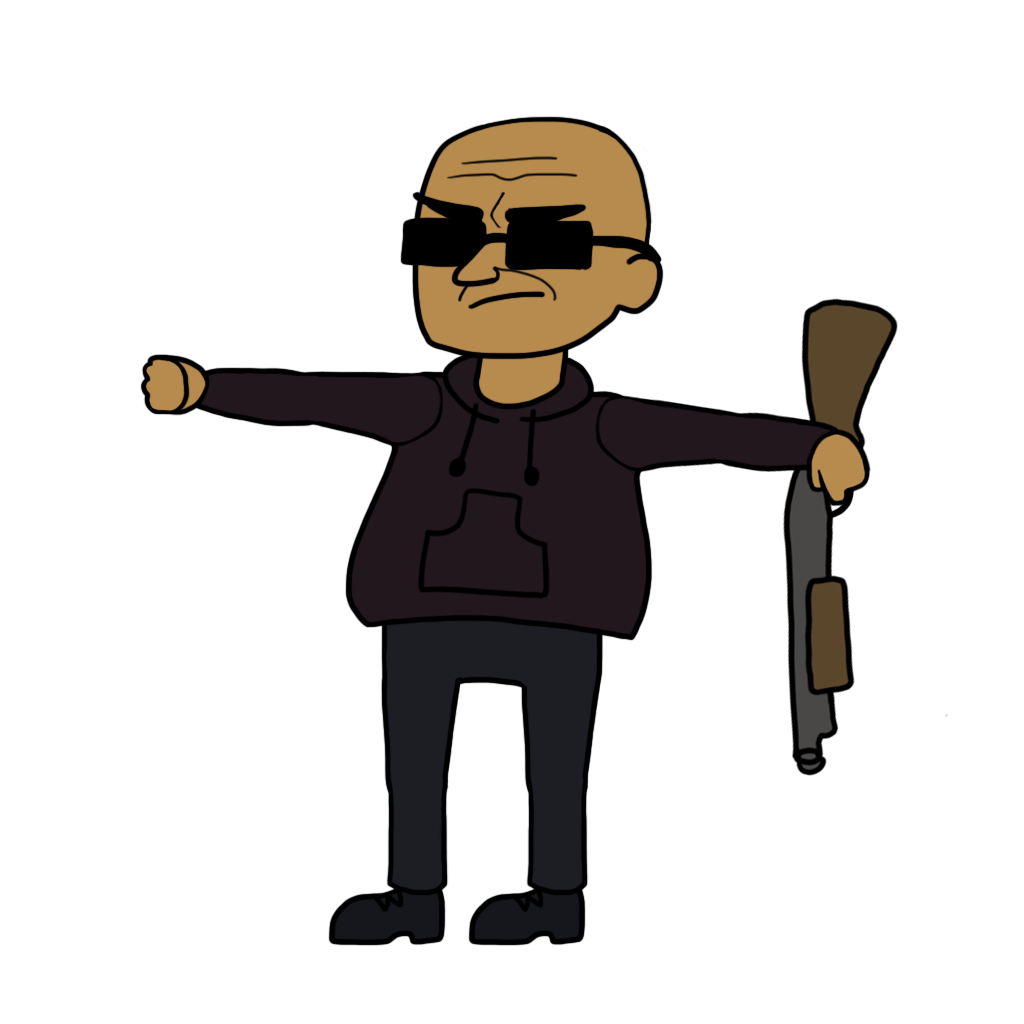
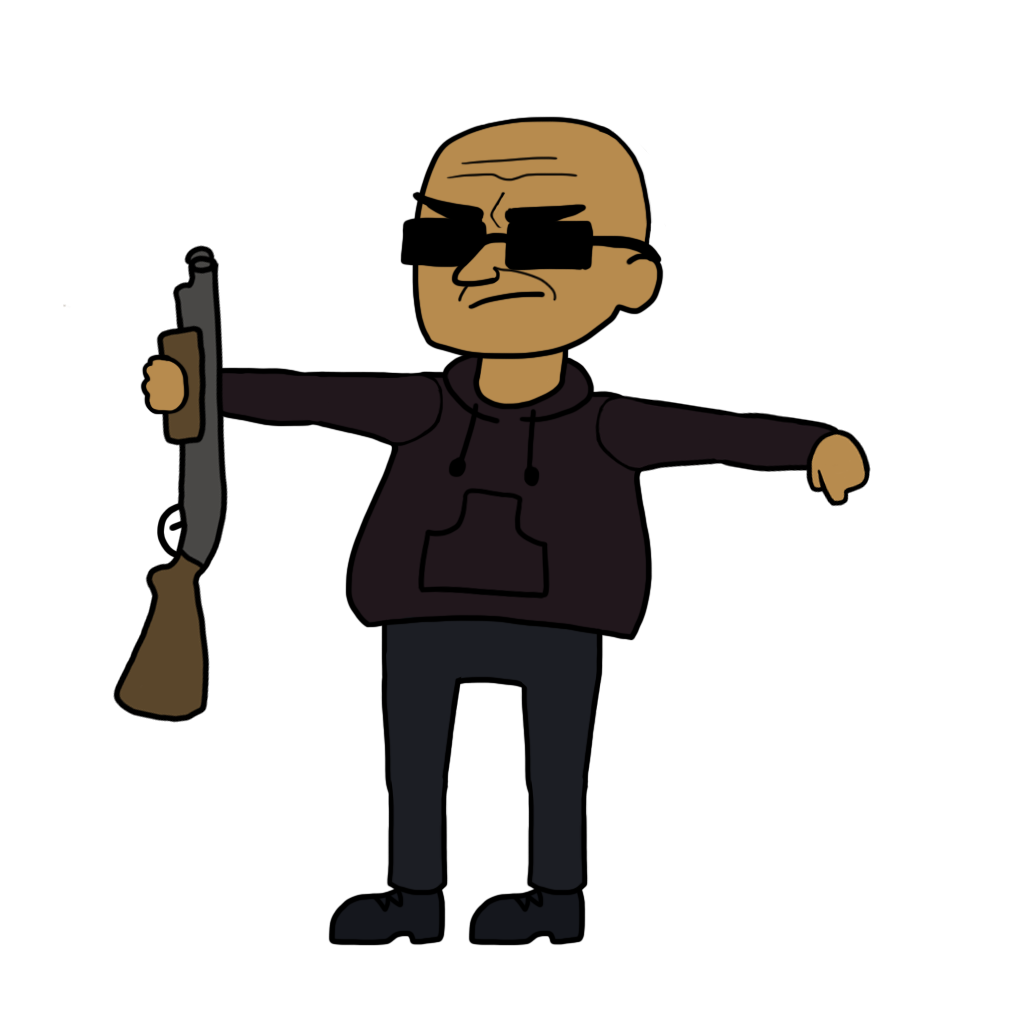
Layers edited between the first and the second 1024 × 1024 image:
moved "gun" into group "arm_r" over [63, 245, 949, 776]
painted on "shotgun_reloadie" over [63, 303, 949, 718]
painted on "shotgun" over [113, 245, 898, 776]
